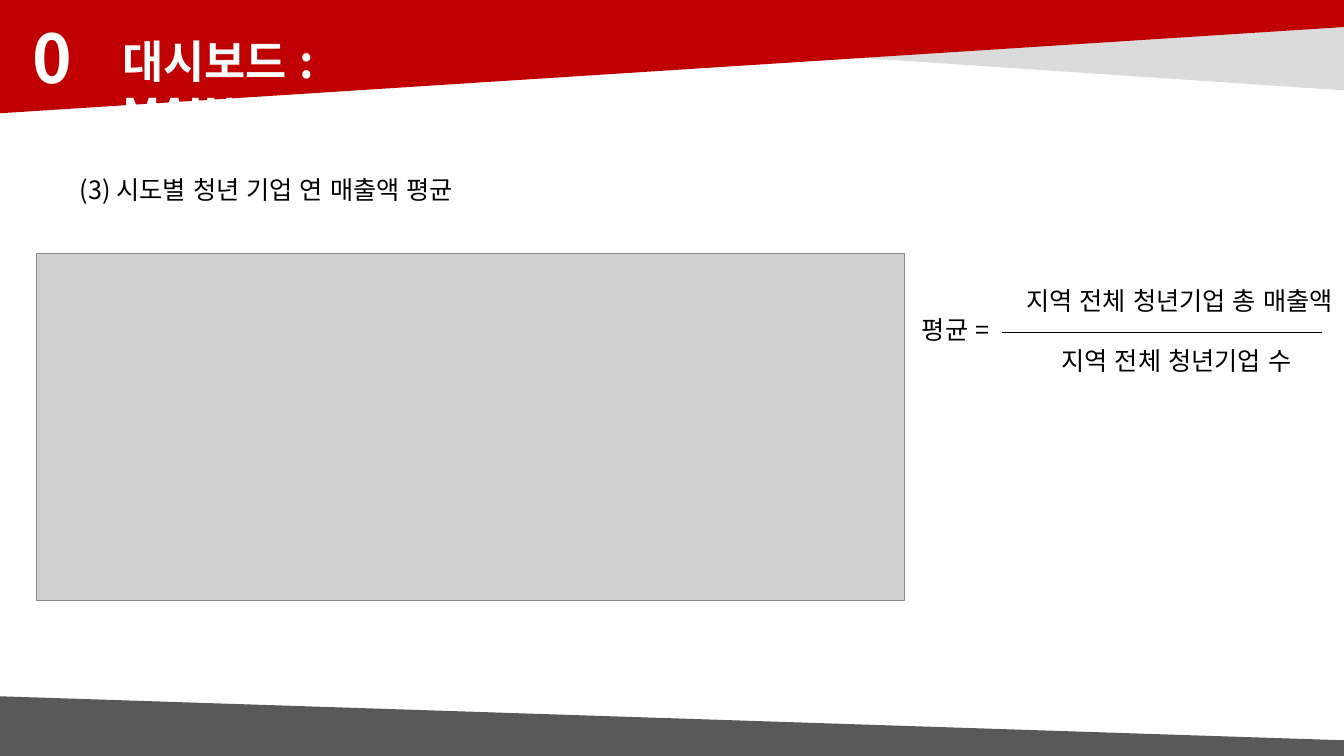
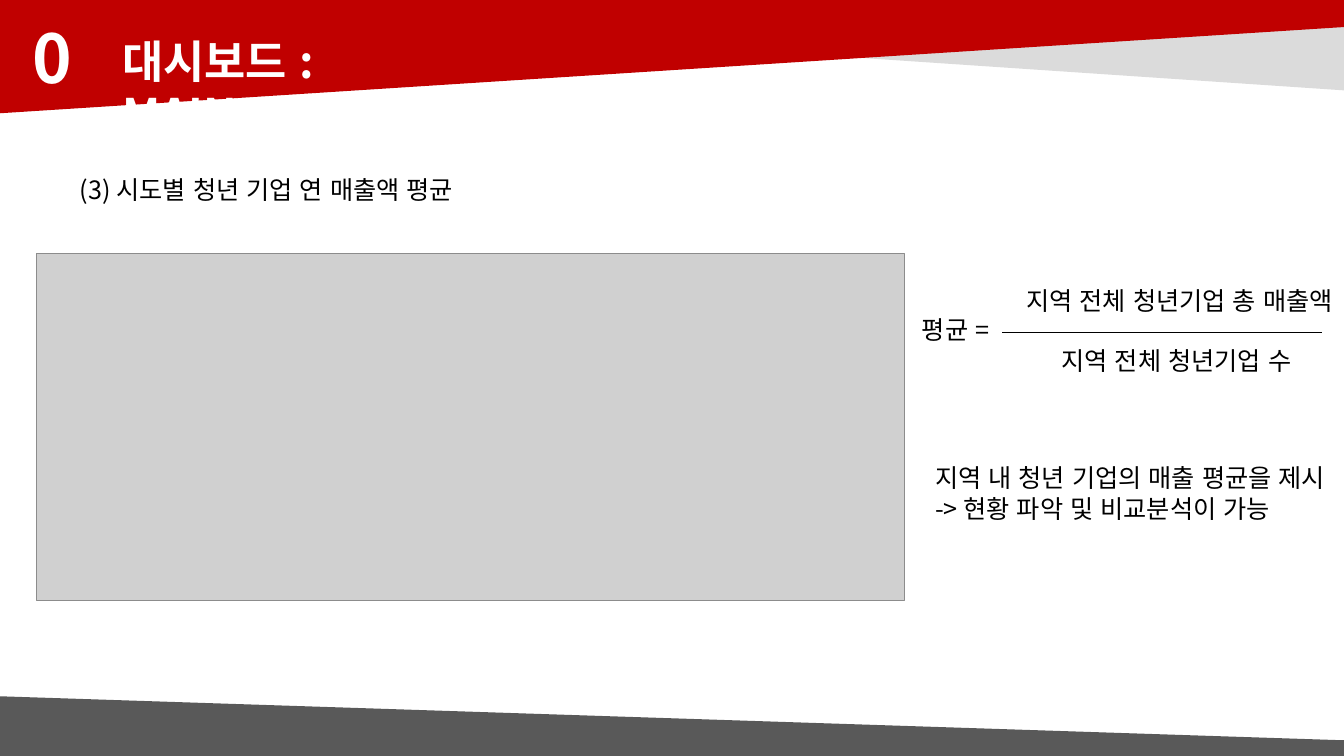
Before and after one commit to hj-10/-, a slide deck: slide 16 of 빅데이터분석_디엠_발표자료.pptx. Drawn at 1344x756 pixels with LibreOffice and Linux fonts; fonts in the diff are those of the drawing; grey boxes stand for pictures. Boxes give left, top, right and bottom in pixels: in the first picture for what was removed or moved away, otherwise in the second. Text is boxed around its words. In the diff, an @@ line names an element or a change of style, - is before the commit and + after.

```diff
--- a/빅데이터분석_디엠_발표자료.pptx
+++ b/빅데이터분석_디엠_발표자료.pptx
@@ text added at [935, 466, 1325, 520], 18 pt, text #000000 @@
+지역 내 청년 기업의 매출 평균을 제시
+-> 현황 파악 및 비교분석이 가능
```
Also in this commit, not shown: 13 other slides changed, 4 slides added, 1 slide removed.
